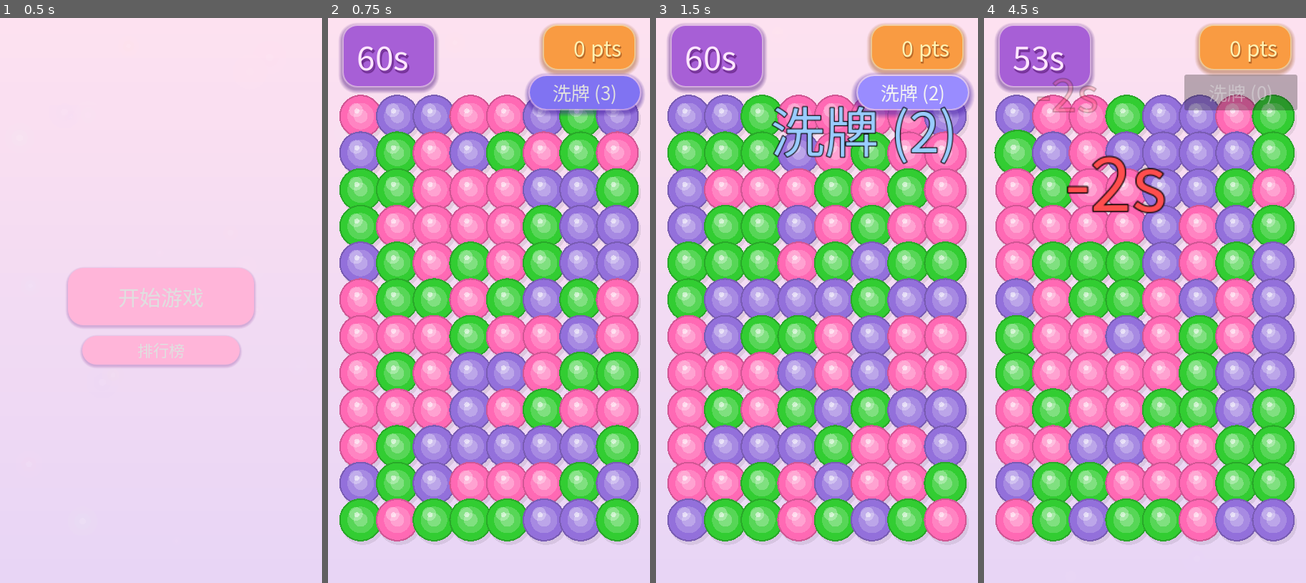
Above: before the commit, frames 1-4 (left to right).
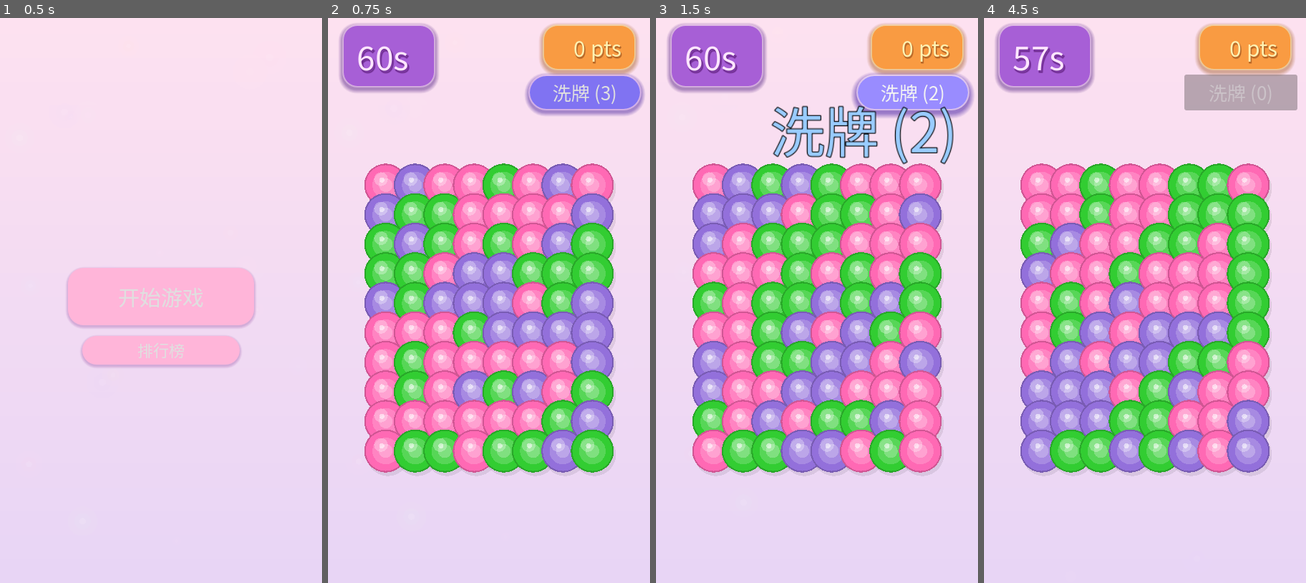
Above: after the commit, the same moments.

Repository: a812358816/bubble-match
Game: Godot game, scene res://main.tscn
Same seed, same stepped clock (60 frames per second), same inputs: the game is played once before the commit and once after it.
Inputs (mouse positions are in pixels of both pictures, inside the frame that each line leads up to):
- Up to frame 1 (0.5 s): no input
- Up to frame 2 (0.75 s): click "开始游戏" at 0.5 s
- Up to frame 3 (1.5 s): click "洗牌 (3)" at 1.25 s
- Up to frame 4 (4.5 s): click "洗牌 (2)" at 2 s; click "洗牌 (1)" at 2.75 s; move the mouse to (1016, 114) at 3.52 s; click (1016, 114) at 3.67 s; move the mouse to (1016, 153) at 4.27 s; click (1016, 153) at 4.42 s

Frame 1 is identical in both runs. In frame 2, 65% of the frame differs, in the area x 3-97%, y 13-93%; in frame 3, 64%; in frame 4, 67%, in the area x 3-97%, y 4-93%.

Commit message:
网格 8×10 + 左右边距 60px（收窄居中）

Diff:
--- a/src/gameplay/bubble_match.gd
+++ b/src/gameplay/bubble_match.gd
@@ -8,11 +8,11 @@
 const BUBBLE_SCENE := preload("res://src/gameplay/bubble.tscn")
 
 @export var grid_cols: int = 8
-@export var grid_rows: int = 12
+@export var grid_rows: int = 10
 @export var max_bubble_size: float = 650.0
 @export var min_bubble_size: float = 60.0
 @export var min_match: int = 3
-@export var offset_x: float = 20.0
+@export var offset_x: float = 60.0
 @export var offset_y: float = 20.0
 @export var round_seconds: float = 60.0
 @export var spacing_factor: float = 0.22
